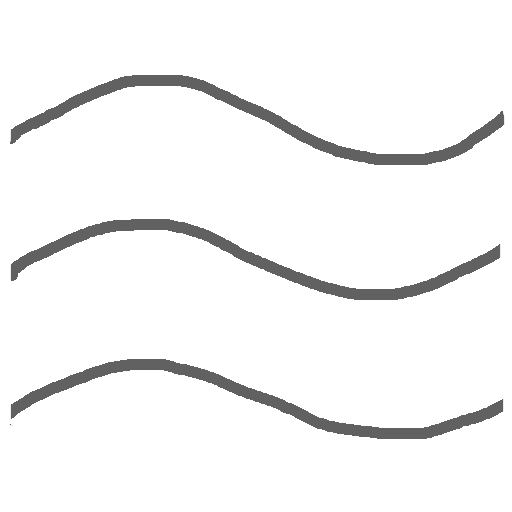
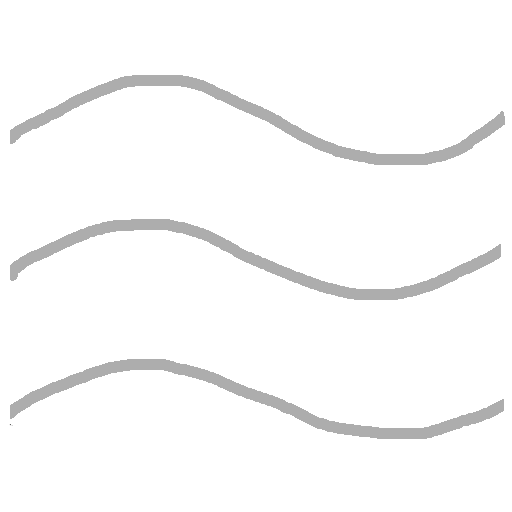
Layered file, before and after one edit (512×512). Changes by layer:
painted on "Layer #2" over box(10, 75, 505, 439)
